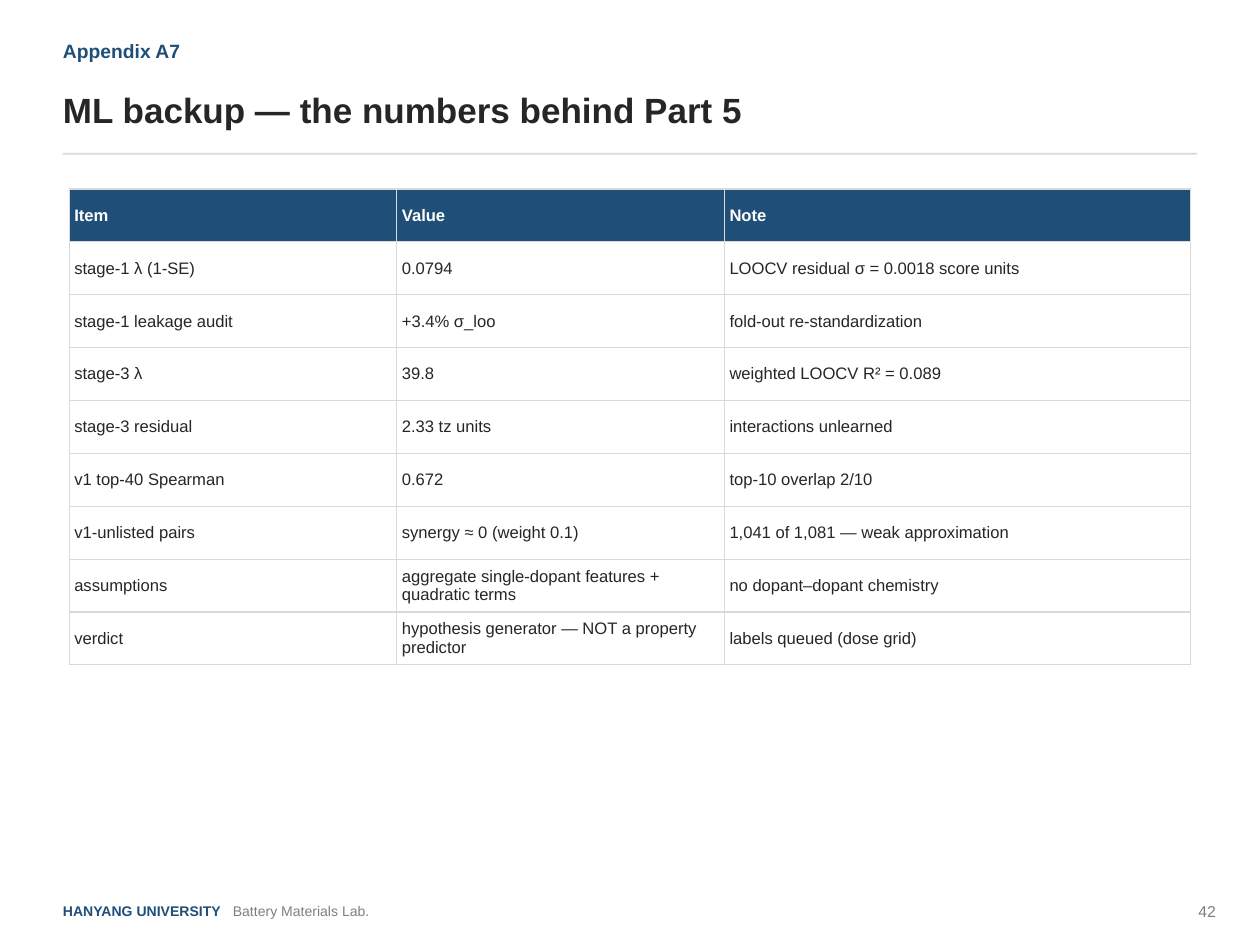
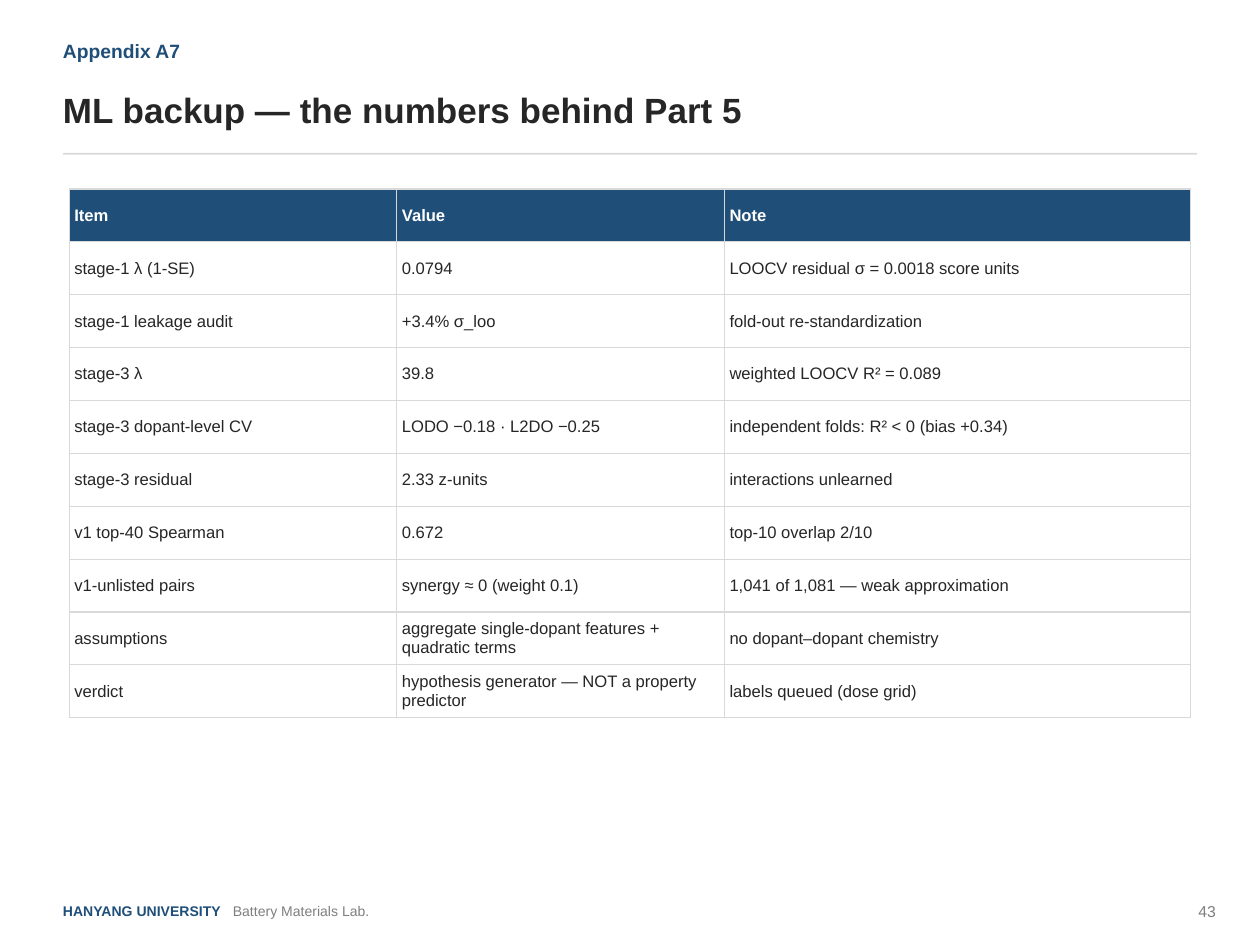
Before and after one commit to yonghoon7153-source/Yonghoon-DEM-DFT, a slide deck: slide 43 of kb/seminars/Research_Seminar_2026_08_v3.pptx (slide 42 before the commit). Drawn at 1260x945 pixels with LibreOffice and Linux fonts; fonts in the diff are those of the drawing. Boxes give left, top, right and bottom in pixels: in the first picture for what was removed or moved away, otherwise in the second. Text is boxed around its words. In the diff, an @@ line names an element or a change of style, - is before the commit and + after.

```diff
--- a/kb/seminars/Research_Seminar_2026_08_v3.pptx
+++ b/kb/seminars/Research_Seminar_2026_08_v3.pptx
@@ table at box(69, 189, 1191, 714) @@
-row 5: stage-3 residual | 2.33 tz units | interactions unlearned
+row 5: stage-3 dopant-level CV | LODO −0.18 · L2DO −0.25 | independent folds: R² < 0 (bias +0.34)
+row 6: stage-3 residual | 2.33 z-units | interactions unlearned
@@ text at box(1198, 906, 1216, 917): text changed @@
-42
+43
```
Also in this commit, not shown: 34 other slides changed, 1 slide added, 1 other file.
